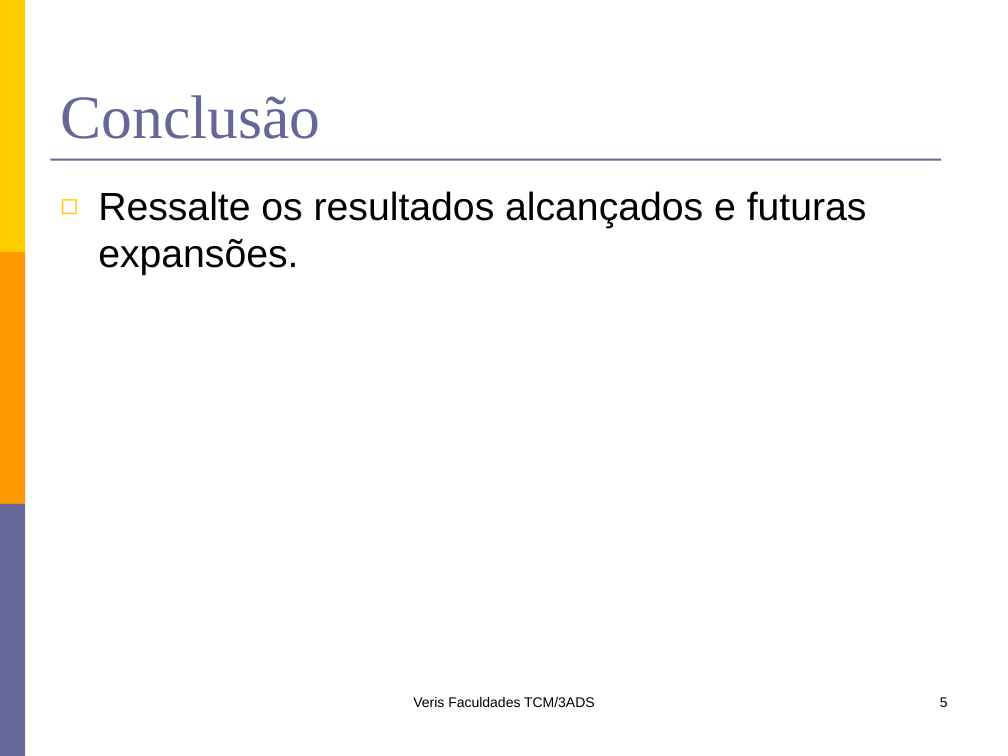
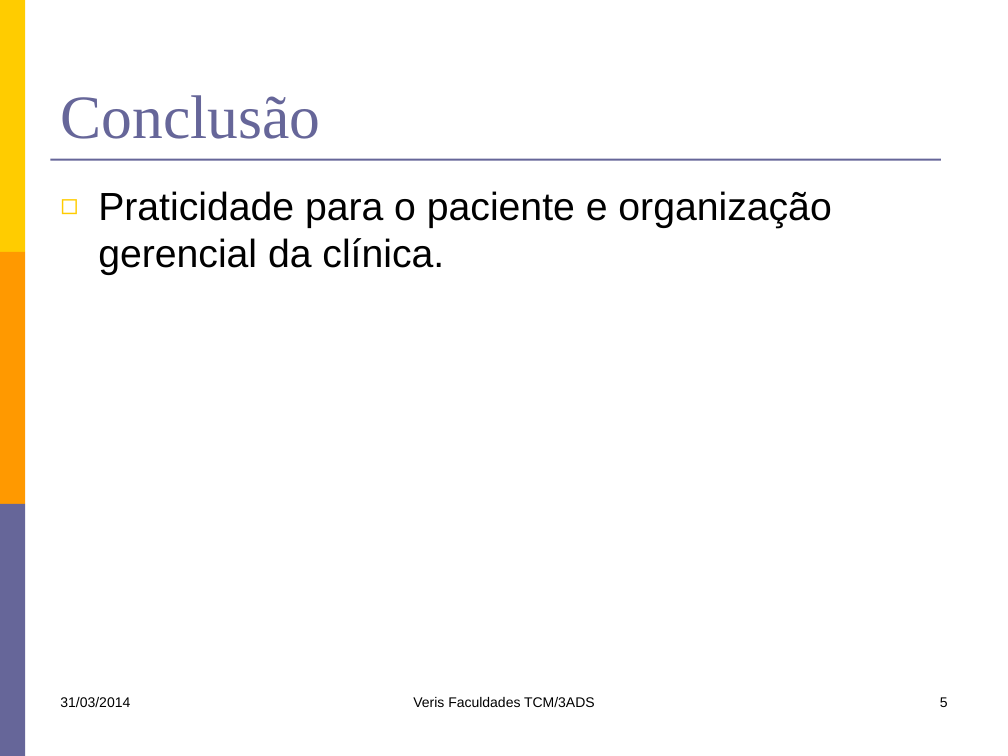
Before and after one commit to kokmz/TCCHUE, a slide deck: slide 5 of documentacao/G4_Apresentacao1sem2014.pptx. Drawn at 1008x756 pixels with LibreOffice and Linux fonts; fonts in the diff are those of the drawing. Boxes give left, top, right and bottom in pixels: in the first picture for what was removed or moved away, otherwise in the second. Text is boxed around its words. In the diff, an @@ line names an element or a change of style, - is before the commit and + after.

Commit message:
Atualização dos slides para apresentação

```diff
--- a/documentacao/G4_Apresentacao1sem2014.pptx
+++ b/documentacao/G4_Apresentacao1sem2014.pptx
@@ text at (98, 191, 831, 275): text changed @@
-◻ Ressalte os resultados alcançados e futuras expansões.
+◻ Praticidade para o paciente e organização gerencial da clínica.
@@ text added at (60, 697, 130, 707), 10 pt, text #000000 @@
+31/03/2014
```
Also in this commit, not shown: 4 other slides changed.
